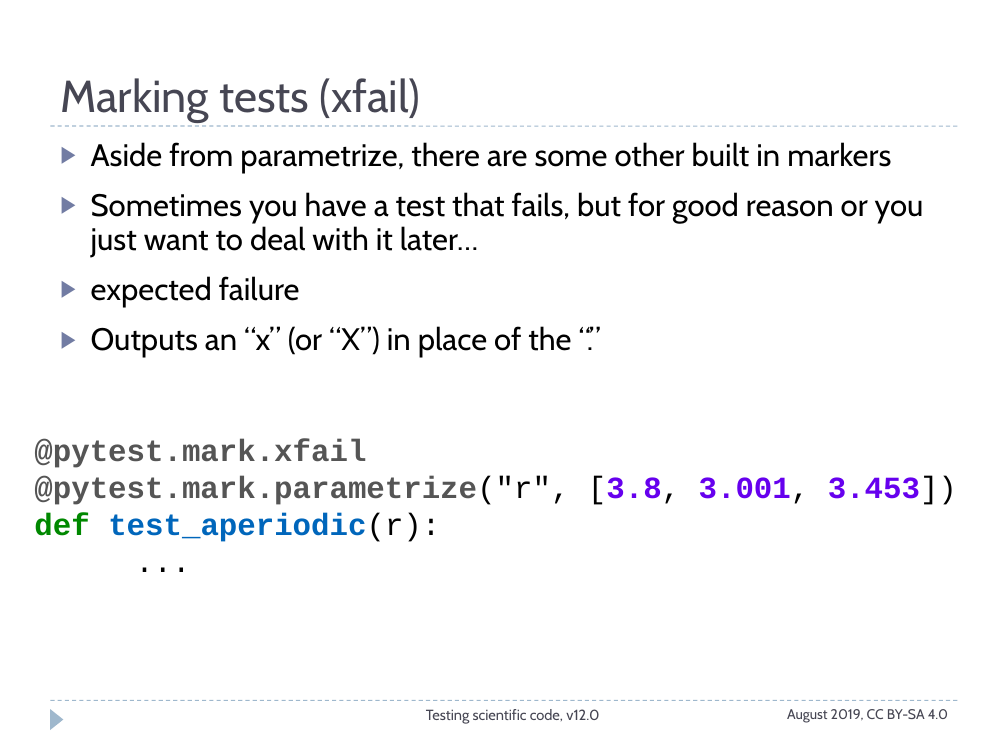
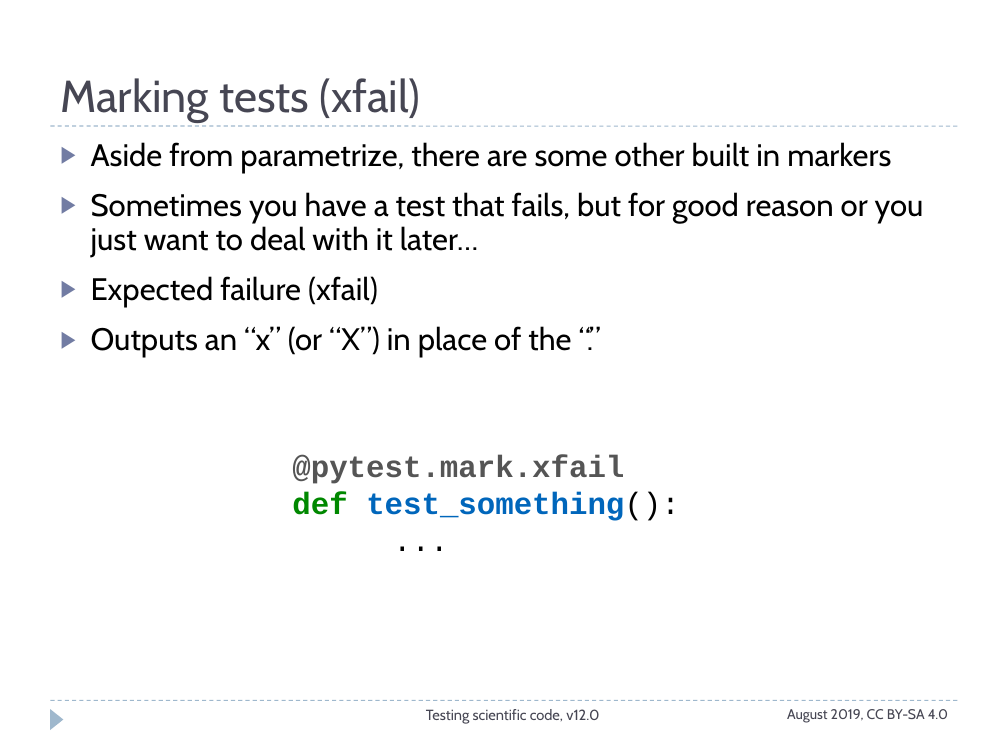
Before and after one commit to ASPP/testing_debugging_profiling, a slide deck: slide 16 of testing_part2.pptx (slide 24 before the commit). Drawn at 1008x756 pixels with LibreOffice and Linux fonts; fonts in the diff are those of the drawing. Boxes give left, top, right and bottom in pixels: in the first picture for what was removed or moved away, otherwise in the second. Text is boxed around its words. In the diff, an @@ line names an element or a change of style, - is before the commit and + after.

```diff
--- a/testing_part2.pptx
+++ b/testing_part2.pptx
@@ text at box(91, 276, 378, 308): text changed @@
-▶ expected failure
+▶ Expected failure (xfail)
@@ text "@pytest.mark.xfail": place and size @@
-text "@pytest.mark.xfail" at box(34, 439, 957, 542)
+text "@pytest.mark.xfail" at box(292, 455, 680, 521)
@@ text at box(292, 492, 680, 521): text changed; text colour #555555 to #0066BB @@
-@pytest.mark.parametrize("r", [3.8, 3.001, 3.453])
-def test_aperiodic(r):
+def test_something():
```
Also in this commit, not shown: 14 other slides changed, 1 slide added, 3 slides removed, 11 other files.
